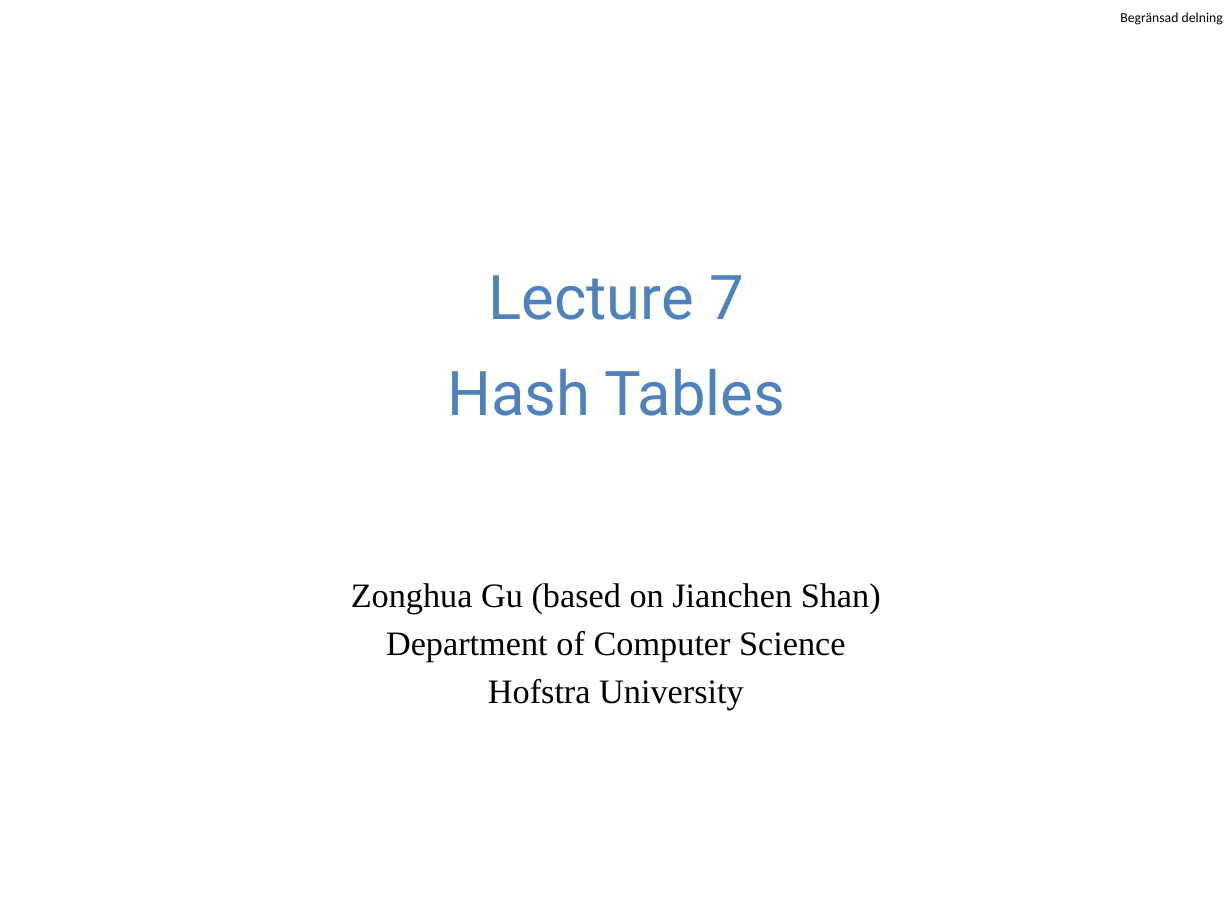
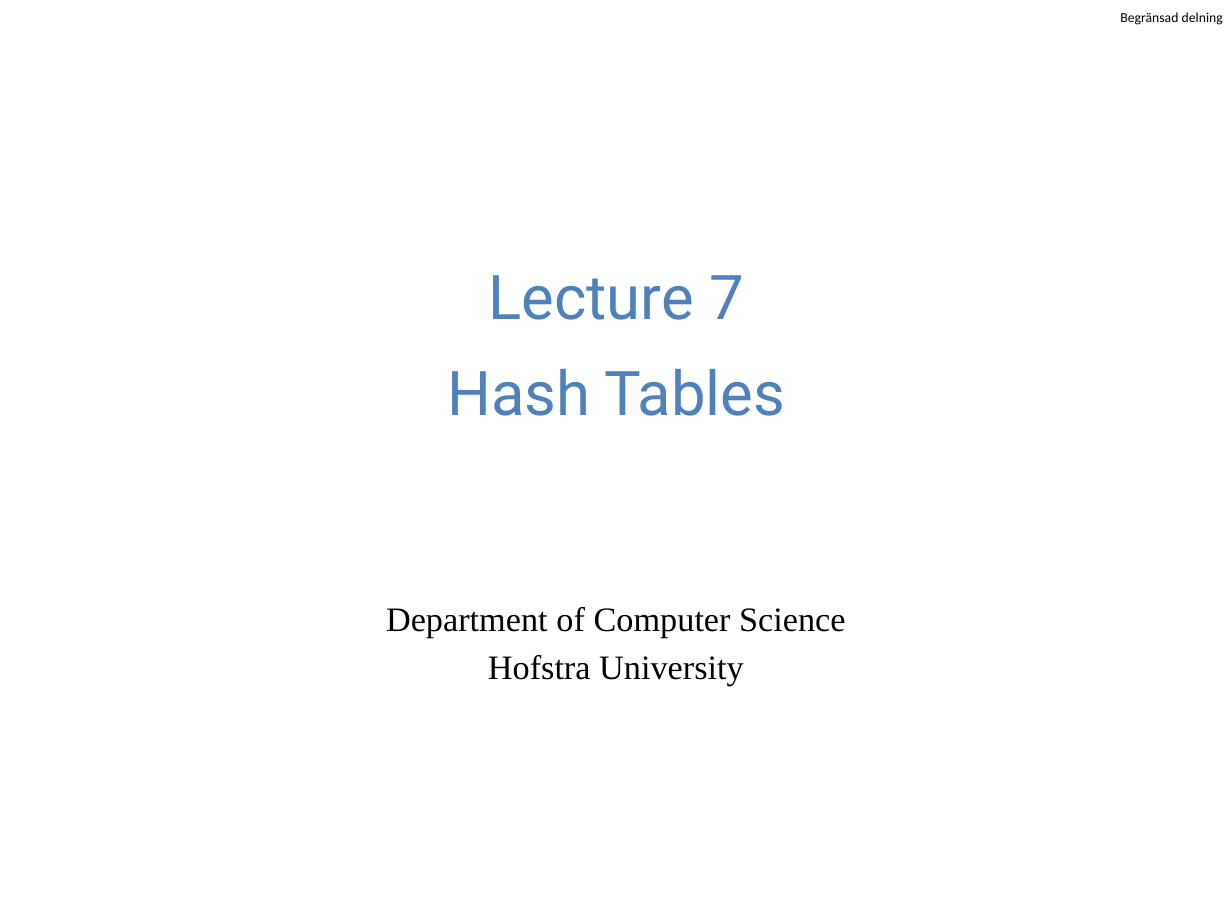
Before and after one commit to guhofstra/CSC111Fa25, a slide deck: slide 1 of PPTs/Lecture 7-hash table.pptx. Drawn at 1232x924 pixels with LibreOffice and Linux fonts; fonts in the diff are those of the drawing. Boxes give left, top, right and bottom in pixels: in the first picture for what was removed or moved away, otherwise in the second. Text is boxed around its words. In the diff, an @@ line names an element or a change of style, - is before the commit and + after.

```diff
--- a/PPTs/Lecture 7-hash table.pptx
+++ b/PPTs/Lecture 7-hash table.pptx
@@ subtitle at bbox=[351, 583, 881, 614]: paragraph removed @@
-Zonghua Gu (based on Jianchen Shan)
```
Also in this commit, not shown: 4 other slides changed, 2 slides added, 2 slides removed, 21 other files.
